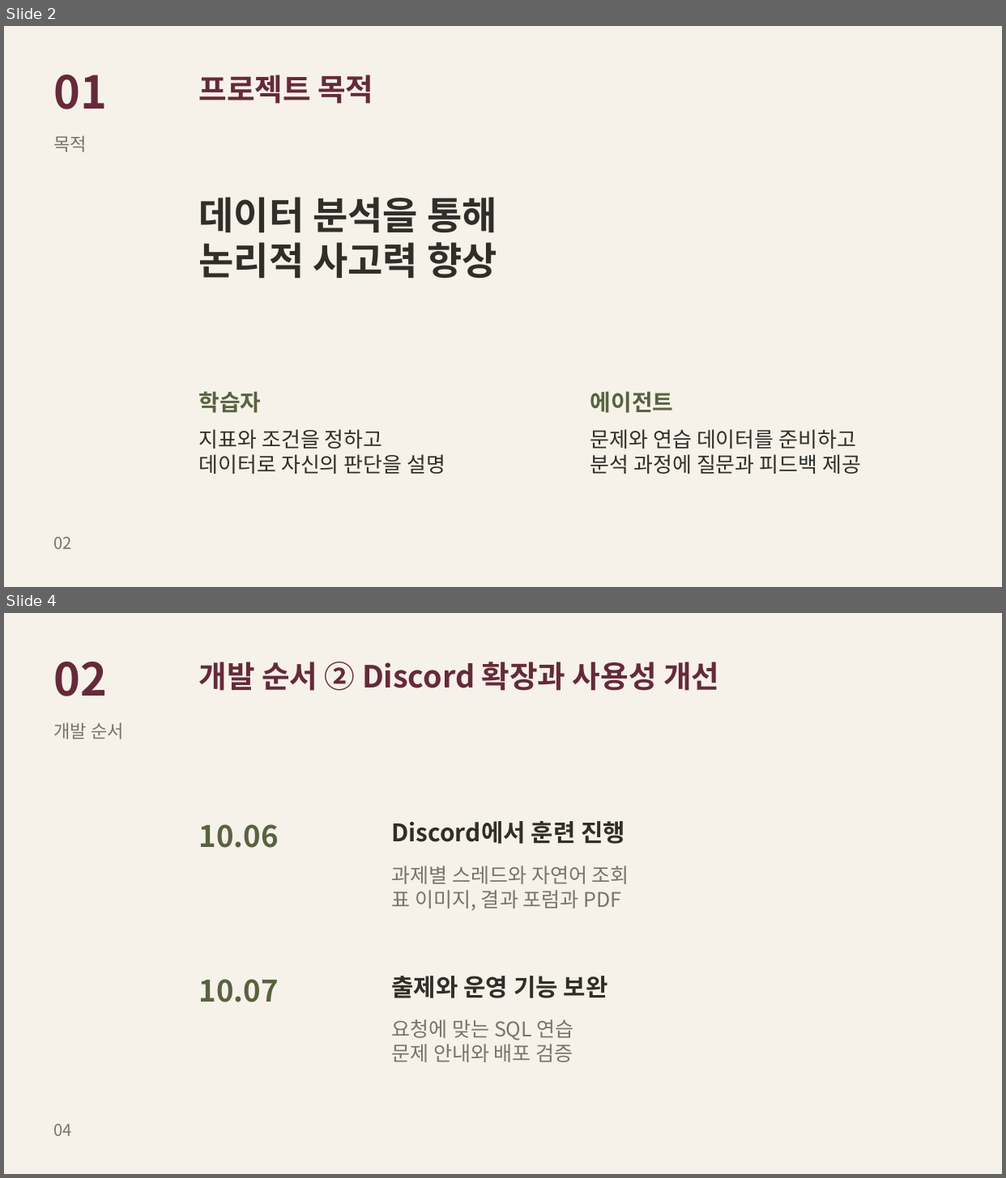
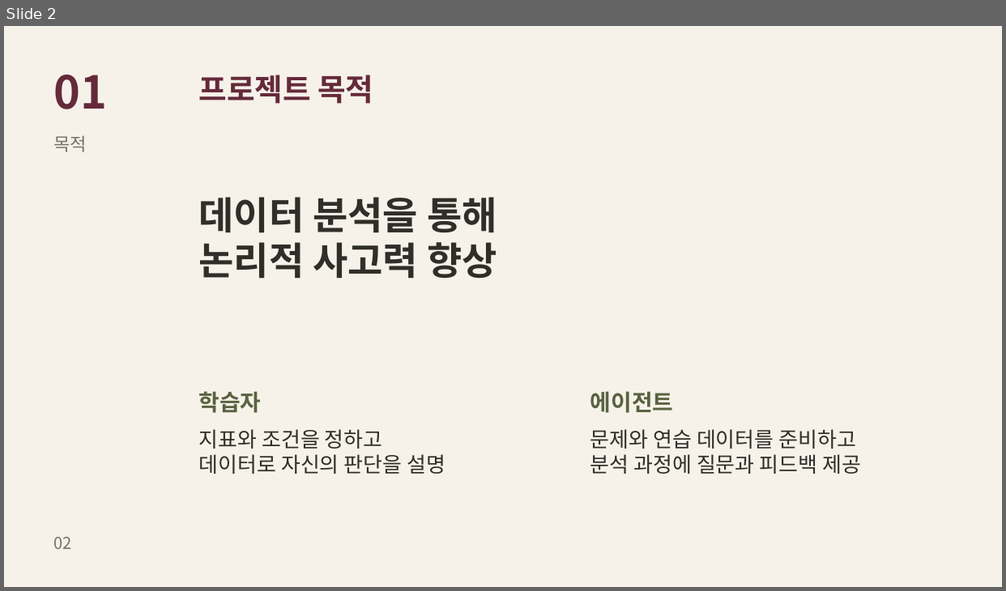
Before and after one commit to skh001218/DA-Agent, a slide deck: DA-Agent Project.pptx. Shown one above the other, each under a label of ours: slides 2 and 4 before the commit, slide 2 after it; the slides between them are not shown. The pictures are 1006x1178 and 1006x591 pixels, drawn with LibreOffice and Linux fonts; fonts in the diff are those of the drawing. Boxes give left, top, right and bottom in pixels: in the first picture for what was removed or moved away, otherwise in the second. Text is boxed around its words. In the diff, an @@ line names an element or a change of style, - is before the commit and + after.

```diff
--- a/DA-Agent Project.pptx
+++ b/DA-Agent Project.pptx
@@ slide 4 removed at [4, 613, 1002, 1174], background #F6F2E9 @@
@@ text removed at [54, 662, 108, 696] @@
-02
@@ text removed at [199, 662, 719, 691] @@
-개발 순서 ② Discord 확장과 사용성 개선
@@ text removed at [54, 722, 124, 739] @@
-개발 순서
@@ text removed at [199, 824, 279, 848] @@
-10.06
@@ text removed at [391, 821, 625, 844] @@
-Discord에서 훈련 진행
@@ text removed at [391, 866, 629, 911] @@
-과제별 스레드와 자연어 조회
-표 이미지, 결과 포럼과 PDF
@@ text removed at [391, 976, 608, 999] @@
-출제와 운영 기능 보완
@@ text removed at [199, 979, 279, 1003] @@
-10.07
@@ text removed at [391, 1020, 574, 1063] @@
-요청에 맞는 SQL 연습
-문제 안내와 배포 검증
@@ text removed at [54, 1124, 72, 1136] @@
-04
```
Also in this commit, not shown: 9 slides changed, 2 other slides removed, 1 other file.
